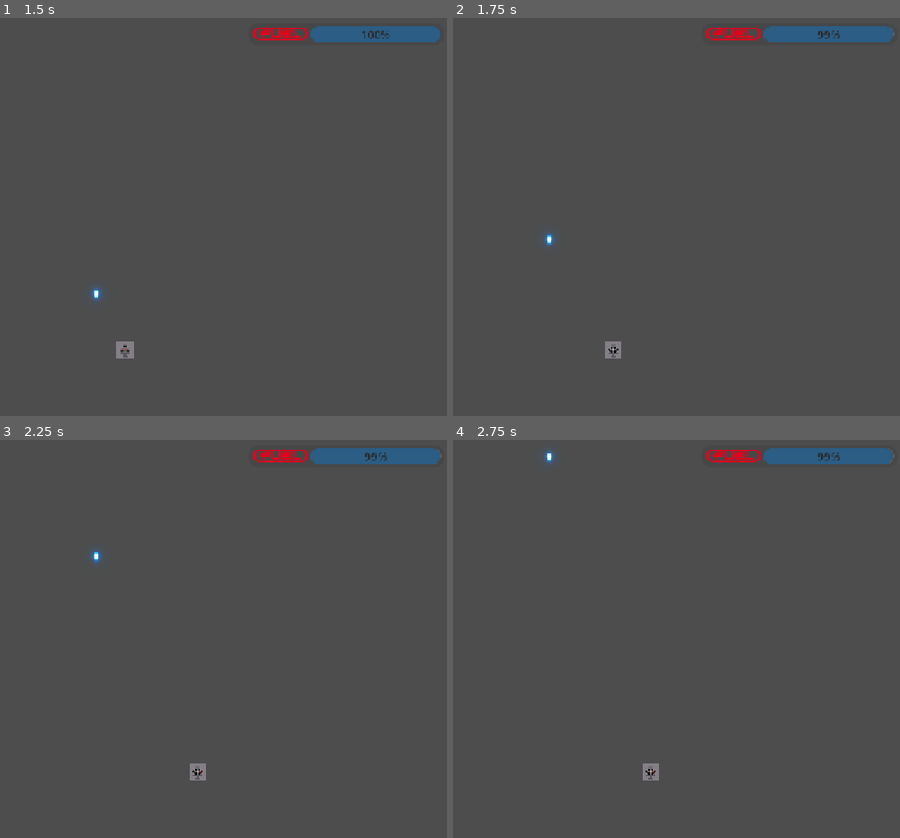
Above: before the commit, frames 1-4 (two rows, left to right).
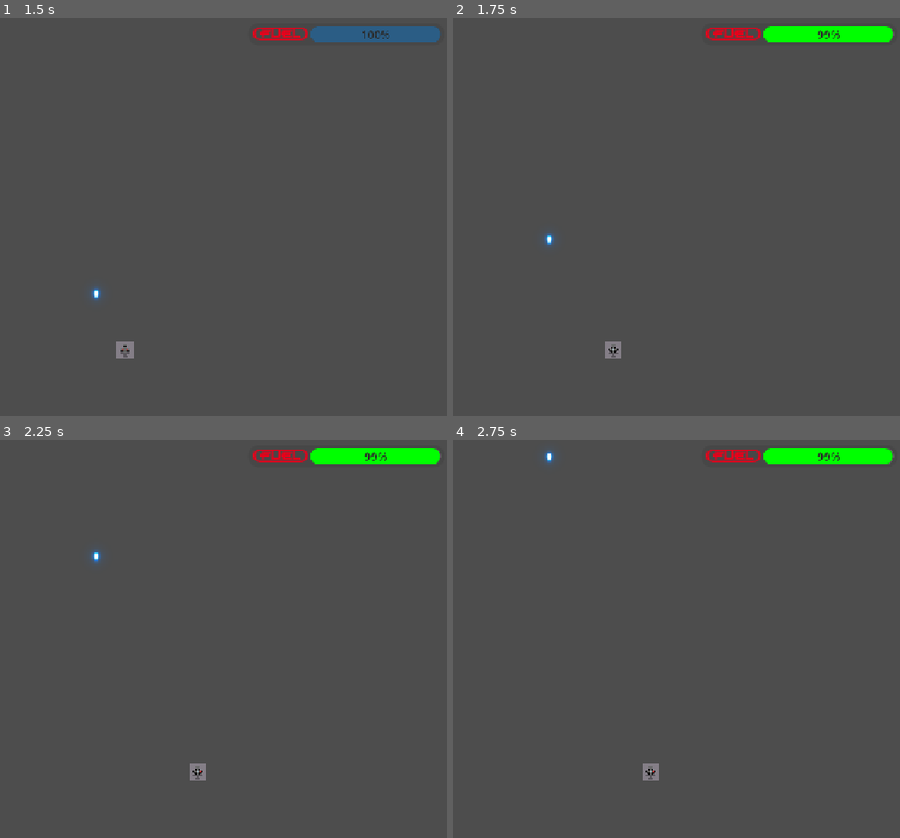
Above: after the commit, the same moments.

Repository: ikostan/SkyLockAssault
Game: Godot game, scene res://scenes/main_menu.tscn
Two runs of this game, one before a commit and one after it. Both use one fixed random seed, a clock stepped at 60 frames per second and the inputs below. Video files are missing from this copy of the repository; at most half a second of black plays in their place. Sound files missing from this copy of the repository are replaced by a short silence.
Inputs (mouse positions are in pixels of both pictures, inside the frame that each line leads up to):
- Up to frame 1 (1.5 s): click "{START=GAME}" at 0.5 s; tap Enter at 1.25 s; move the mouse to (254, 193) at 1.27 s; hold D (move_right) from 1.28 s (still down); hold Space (fire) from 1.28 s (still down); click (254, 193) at 1.42 s
- Up to frame 2 (1.75 s): keep holding D (move_right); keep holding Space (fire)
- Up to frame 3 (2.25 s): release D (move_right) at 2 s; release Space (fire) at 2 s; drag from (outside the picture) to (98, 603) at 2.02 s
- Up to frame 4 (2.75 s): no input

Frame 1 is identical in both runs. In frame 2, 1.1% of the frame differs, in the area x 69-99%, y 2-7%; in frame 3, 1.1%; in frame 4, 1.1%.

Commit message:
Player script changes

Diff:
--- a/scripts/player.gd
+++ b/scripts/player.gd
@@ -109,6 +109,7 @@
 # Connect Timer's timeout signal
 func _on_fuel_timer_timeout() -> void:
 	var fuel_left: float = current_fuel - (0.5 * Globals.difficulty)  # Scale base rate
+	var fuel_percent: float = (current_fuel / max_fuel) * 100.0
 	# Add a clamp so current_fuel never drops below zero
 	# to prevent negative values and any unintended behavior in the fuel bar.
 	current_fuel = clamp(fuel_left, 0, max_fuel)
@@ -116,14 +117,22 @@
 	lerp_factor = 1.0 - (current_fuel / max_fuel)  # 0=full (green), 1=empty (red)
 	progress_bar_bg_color = fill_style.bg_color
 
-	if current_fuel >= MEDIUM_FUEL_THRESHOLD and current_fuel <= HIGH_FUEL_THRESHOLD:
-		fill_style.bg_color = progress_bar_bg_color.lerp(Color.GREEN, lerp_factor)
-	elif LOW_FUEL_THRESHOLD <= current_fuel and current_fuel < MEDIUM_FUEL_THRESHOLD:
-		fill_style.bg_color = progress_bar_bg_color.lerp(Color.YELLOW, lerp_factor)  # Medium-high: green
-	elif current_fuel > NO_FUEL_THRESHOLD and current_fuel < LOW_FUEL_THRESHOLD:
-		fill_style.bg_color = progress_bar_bg_color.lerp(Color.RED, lerp_factor)  # Medium-low: yellow
-	elif current_fuel <= NO_FUEL_THRESHOLD:
-		fill_style.bg_color = Color.RED  # Low: red
+	if fuel_percent > HIGH_FUEL_THRESHOLD:
+		fill_style.bg_color = Color.GREEN  # Full green for high fuel
+	elif fuel_percent >= MEDIUM_FUEL_THRESHOLD:
+		# Lerp green to yellow (factor 0 at 90%, 1 at 50%)
+		var section_factor: float = (HIGH_FUEL_THRESHOLD - fuel_percent) / (HIGH_FUEL_THRESHOLD - MEDIUM_FUEL_THRESHOLD)
+		fill_style.bg_color = Color.GREEN.lerp(Color.YELLOW, section_factor)
+	elif fuel_percent >= LOW_FUEL_THRESHOLD:
+		# Lerp yellow to red
+		var section_factor: float = (MEDIUM_FUEL_THRESHOLD - fuel_percent) / (MEDIUM_FUEL_THRESHOLD - LOW_FUEL_THRESHOLD)
+		fill_style.bg_color = Color.YELLOW.lerp(Color.RED, section_factor)
+	elif fuel_percent > NO_FUEL_THRESHOLD:
+		# Lerp red to darker or full red
+		var section_factor: float = (LOW_FUEL_THRESHOLD - fuel_percent) / (LOW_FUEL_THRESHOLD - NO_FUEL_THRESHOLD)
+		fill_style.bg_color = Color.RED.lerp(Color(0.5, 0, 0), section_factor)  # Example to dark red
+	else:
+		fill_style.bg_color = Color.RED  # Full red
 
 	if current_fuel <= 0:
 		speed = 0.0  # Or game over logic
--- a/test/test_player.gd
+++ b/test/test_player.gd
@@ -11,7 +11,8 @@
 
 ## Setup before all tests (e.g., mock globals)
 func before() -> void:
-	pass
+	# float: Set for consistent depletion (0.5 * 2 = 1)
+	Globals.difficulty = 2.0
 
 ## Teardown after all tests
 func after() -> void:
@@ -27,7 +28,7 @@
 
 	assert_object(main_scene).is_not_null()  # Scene loads
 	## Get player node (Node2D)
-	var player: Node2D = main_scene.get_node("Player")
+	var player: Node2D = main_scene.get_node("player")
 	assert_object(player).is_instanceof(Node2D)
 	assert_object(player).is_not_null()
 	assert_bool(player.visible).is_true()  # Post-fade
@@ -64,7 +65,7 @@
 	## Simulate action (left)
 	runner.simulate_action_pressed("move_left")
 	await await_idle_frame()
-	runner.simulate_frame(0.016)  # Simulates _physics_process
+	runner.simulate_frames(1)  # int: Simulates 1 frame (default delta 1/60)
 	## Assert velocity (Vector2)
 	var char_body: CharacterBody2D = runner.get_property("player")
 	assert_vector(char_body.velocity).is_equal(Vector2(-250.0, 0.0))  # Left
@@ -72,7 +73,7 @@
 	runner.simulate_action_released("move_left")
 	runner.simulate_action_pressed("speed_up")
 	await await_idle_frame()
-	runner.simulate_frame(0.016)
+	runner.simulate_frames(1)  # int: Simulates 1 frame (default delta 1/60)
 	assert_vector(char_body.velocity).is_equal(Vector2(0.0, -250.0))  # Up (y negative?)
 
 	# Add more for down/right/combos
@@ -90,12 +91,14 @@
 	## Set out-of-bound position (Vector2)
 	var char_body: CharacterBody2D = runner.get_property("player")
 	char_body.position = Vector2(-100, -100)  # Direct set (no set_property for sub-node)
-	runner.simulate_frame(0.016)  # Clamps in _physics_process
-	assert_vector(char_body.position).is_equal(Vector2(runner.get_property("player_half_width"), runner.get_property("player_half_height")))  # Min clamp
+	runner.simulate_frames(1)  # int: Simulates 1 frame (default delta 1/60)
+	assert_vector(char_body.position).is_equal(Vector2(runner.get_property("player_x_min"), runner.get_property("player_y_min")))
+	# assert_vector(char_body.position).is_equal(Vector2(runner.get_property("player_half_width"), runner.get_property("player_half_height")))  # Min clamp
 
 	char_body.position = Vector2(1400, 800)
 	runner.simulate_frame(0.016)
-	assert_vector(char_body.position).is_equal(Vector2(1280 - runner.get_property("player_half_width"), 720 - runner.get_property("player_half_height")))  # Max
+	assert_vector(char_body.position).is_equal(Vector2(runner.get_property("player_x_max"), runner.get_property("player_y_max")))
+	# assert_vector(char_body.position).is_equal(Vector2(1280 - runner.get_property("player_half_width"), 720 - runner.get_property("player_half_height")))  # Max
 
 # Test fuel color changes (simulate _on_fuel_timer_timeout)
 func test_fuel_colors() -> void:
@@ -108,10 +111,30 @@
 	runner.invoke("_on_fuel_timer_timeout")  # Updates color
 	var fuel_bar: ProgressBar = runner.get_property("fuel_bar")
 	var fill_style: StyleBoxFlat = fuel_bar.get_theme_stylebox("fill").duplicate()
-	assert_that(fill_style.bg_color).is_equal_approx(Color.GREEN.lerp(Color(0,0,0,0), (100.0 - 95.0) / (100.0 - 90.0)))  # Lerp calc; adjust per code
+	assert_that(fill_style.bg_color).is_equal(Color.GREEN)  # But requires logic fix below
+	assert_that(fill_style.bg_color).is_equal(runner.get_property("progress_bar_bg_color"))  # No change per current logic
+	# assert_that(fill_style.bg_color).is_equal_approx(Color.GREEN.lerp(Color(0,0,0,0), (100.0 - 95.0) / (100.0 - 90.0)))  # Lerp calc; adjust per code
 
 	# Add tests for yellow/red thresholds
 	runner.set_property("current_fuel", 10.0)
 	runner.invoke("_on_fuel_timer_timeout")
 	fill_style = fuel_bar.get_theme_stylebox("fill").duplicate()
 	assert_that(fill_style.bg_color).is_equal(Color.RED)
+
+
+# Test updated fuel bar color logic.
+func test_fuel_colors_fixed() -> void:
+
+	runner = scene_runner("res://scenes/Player.tscn")
+	await await_idle_frame()
+
+	runner.set_property("current_fuel", 95.0)  # >90
+	runner.invoke("_on_fuel_timer_timeout")
+	var fill_style: StyleBoxFlat = runner.get_property("fuel_bar").get_theme_stylebox("fill").duplicate()
+	assert_that(fill_style.bg_color).is_equal(Color.GREEN)
+
+	runner.set_property("current_fuel", 70.0)  # 50-90
+	runner.invoke("_on_fuel_timer_timeout")
+	fill_style = runner.get_property("fuel_bar").get_theme_stylebox("fill").duplicate()
+	var expected: Color = Color.GREEN.lerp(Color.YELLOW, (90 - 70) / (90 - 50))  # 0.5
+	assert_that(fill_style.bg_color).is_equal_approx(expected)
